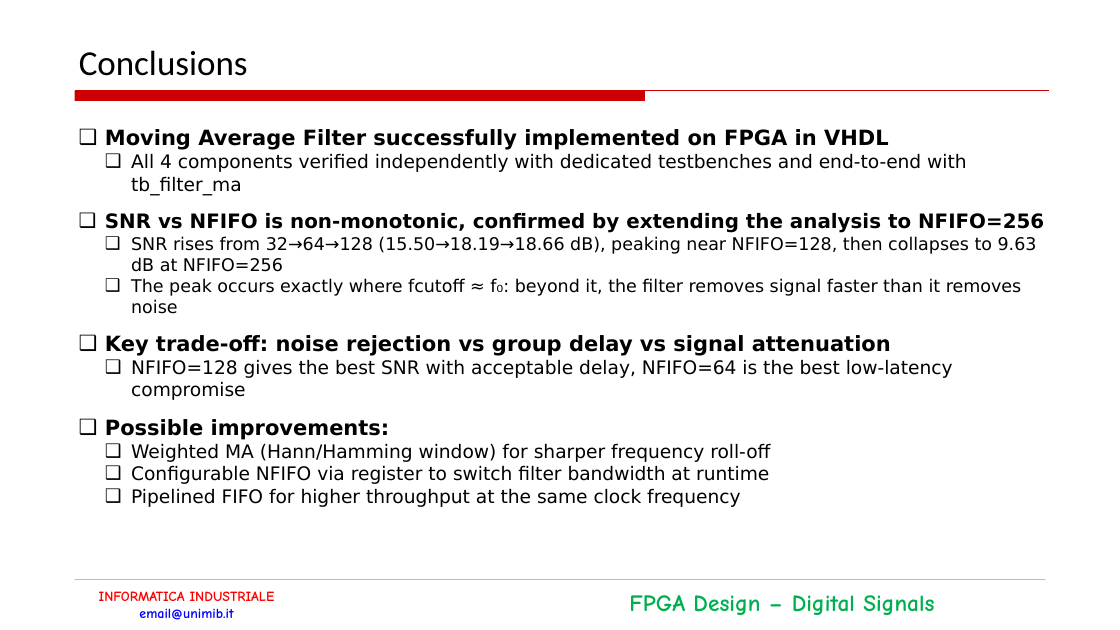
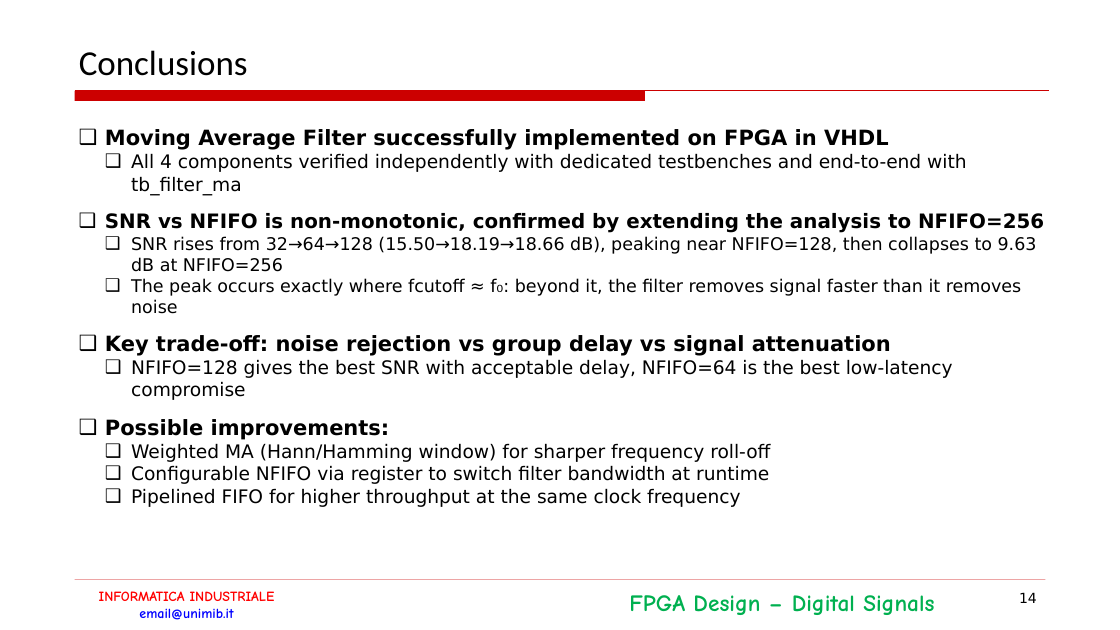
Before and after one commit to NadimElHanafi/Progetto_Informatica_Industriale, a slide deck: slide 14 of DocumentazioneDiProgetto_ElHanafi.pptx. Drawn at 1120x630 pixels with LibreOffice and Linux fonts; fonts in the diff are those of the drawing; background and template pictures are left out. Boxes give left, top, right and bottom in pixels: in the first picture for what was removed or moved away, otherwise in the second. Text is boxed around its words. In the diff, an @@ line names an element or a change of style, - is before the commit and + after.

```diff
--- a/DocumentazioneDiProgetto_ElHanafi.pptx
+++ b/DocumentazioneDiProgetto_ElHanafi.pptx
@@ page number added at bbox=[1019, 592, 1037, 603], 12 pt, text #000000 @@
+14
```
Also in this commit, not shown: 7 other slides changed, 1 other file.
